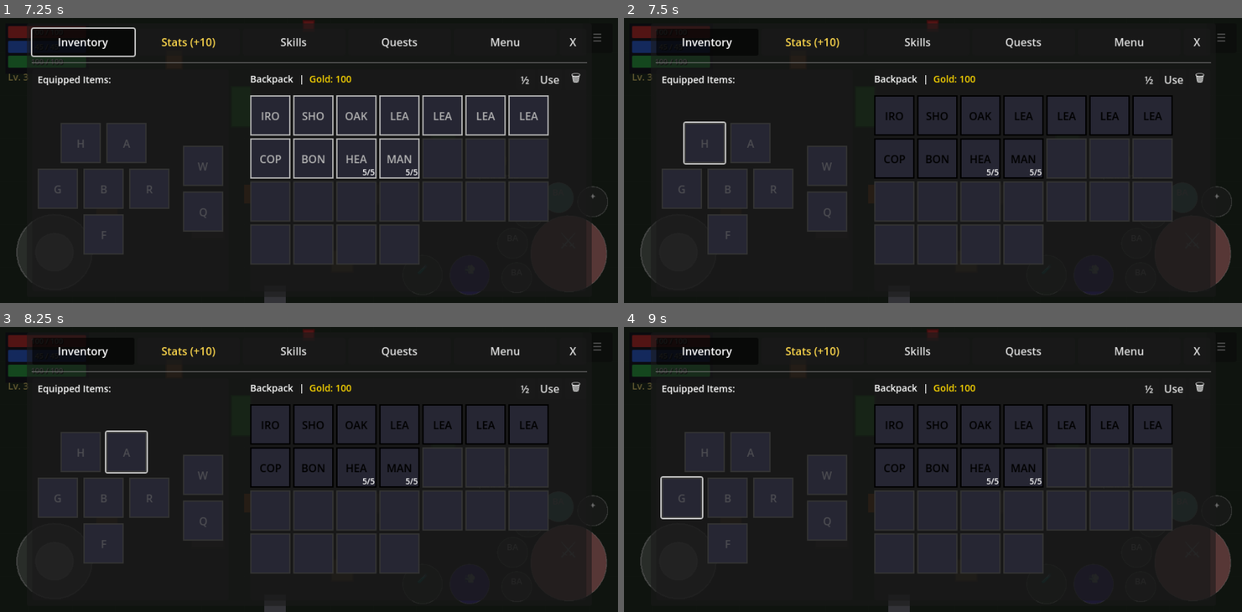
Above: before the commit, frames 1-4 (two rows, left to right).
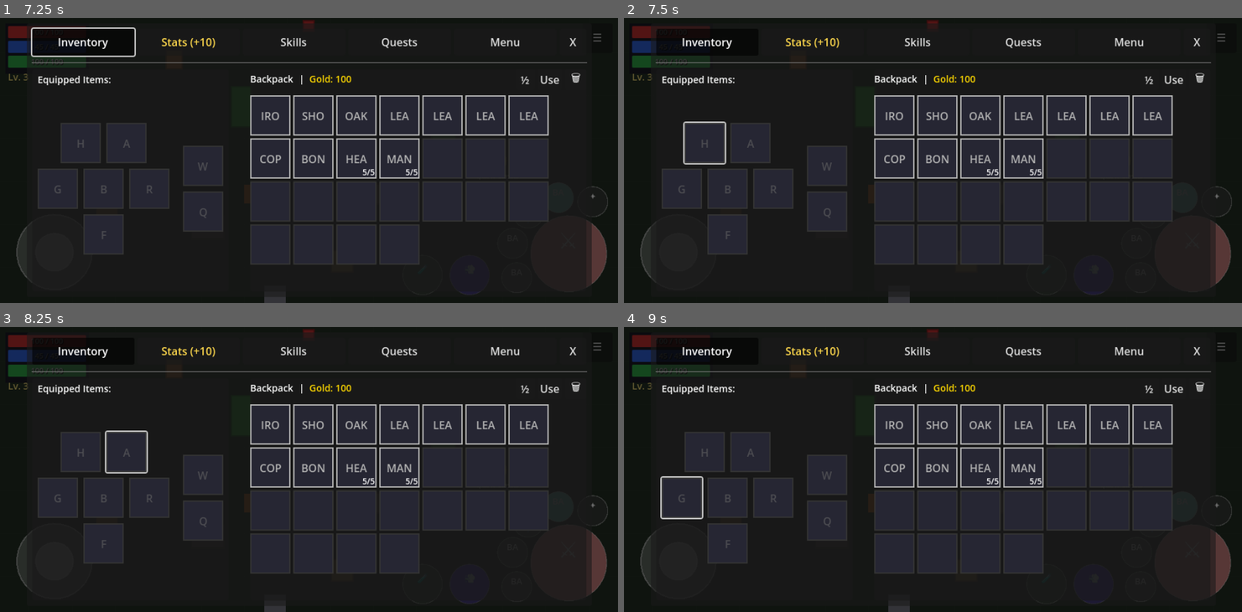
Above: after the commit, the same moments.

Repository: MatousHruska/MobileTestia
Game: Godot game, scene res://scenes/world/test_zone.tscn
Two runs of this game, one before a commit and one after it. Both use one fixed random seed, a clock stepped at 60 frames per second and the inputs below.
Inputs:
- Up to frame 1 (7.25 s): click "☰" at 0.5 s; click "Use" at 1.25 s; click "Inventory" at 2 s; click "Stats (+10)" at 2.75 s; click "Skills" at 3.5 s; click "Quests" at 4.25 s; click "Active" at 5 s; click "Completed" at 5.75 s; click "Inventory" at 6.5 s
- Up to frame 2 (7.5 s): click "H" at 7.25 s
- Up to frame 3 (8.25 s): click "A" at 8 s
- Up to frame 4 (9 s): click "G" at 8.75 s

Frame 1 is identical in both runs. In frame 2, 2.5% of the frame differs, in the area x 40-89%, y 27-57%; in frame 3, 2.5%; in frame 4, 2.5%.

Commit message:
Fix infinite recursion in ItemPopup.close()
The popup was calling Inventory.deselect() which emitted item_deselected,
triggering _on_item_deselected which called close() again, causing infinite loop.

Fixed by:
- Removing Inventory.deselect() from ItemPopup.close()
- Adding early return guard for _is_closing in ItemPopup.close()
- Moving deselection to _on_popup_closed() handler in InventoryPanel

Diff:
--- a/scripts/ui/inventory/inventory_panel.gd
+++ b/scripts/ui/inventory/inventory_panel.gd
@@ -666,5 +666,5 @@
 
 
 func _on_popup_closed() -> void:
-	# Popup was closed - deselection already handled by popup
-	pass
+	# Popup was closed via X button or tap outside - deselect inventory
+	Inventory.deselect()
--- a/scripts/ui/menu/item_popup.gd
+++ b/scripts/ui/menu/item_popup.gd
@@ -141,12 +141,15 @@
 		visible = true
 
 
-## Override close to clear state and deselect inventory
+## Override close to clear state
 func close() -> void:
+	if _is_closing:
+		return
 	current_item = null
 	current_source = ""
 	current_index = -1
-	Inventory.deselect()
+	# Note: Don't call Inventory.deselect() here - the panel handles that
+	# through its _on_popup_closed callback to avoid recursive loops
 	super.close()
 
 
